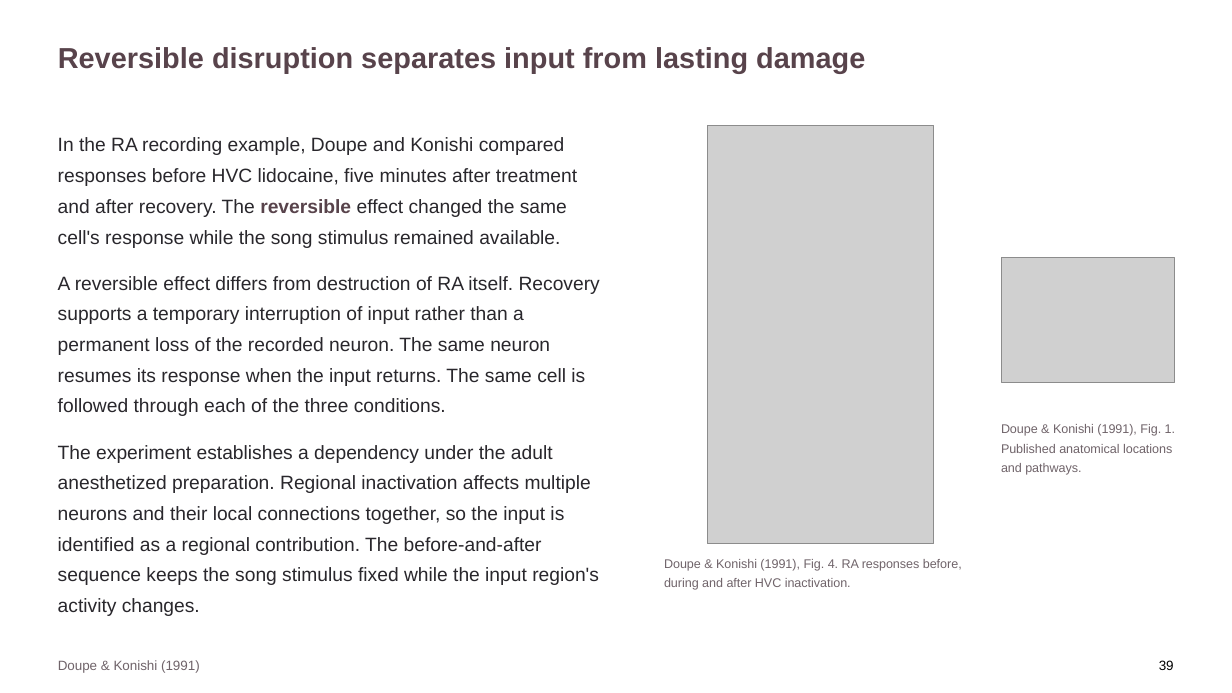
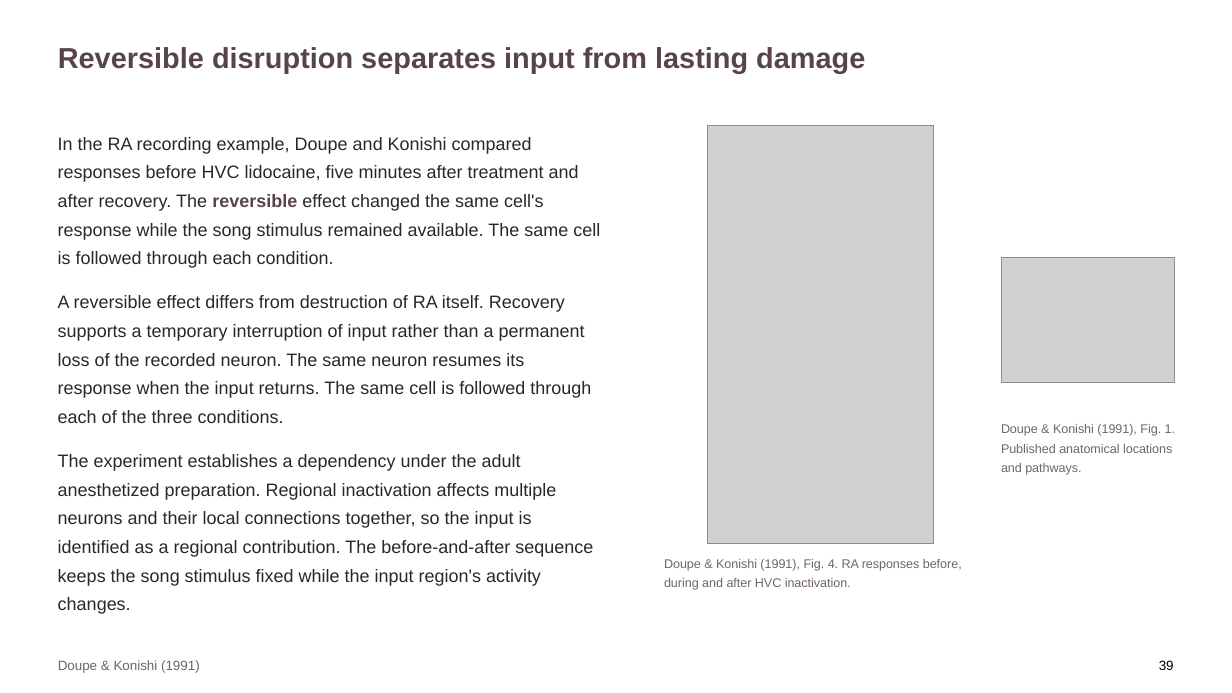
Before and after one commit to jordanxxlopez/NEUROETHOLOGY, a slide deck: slide 51 of scaffolded/Neuroethology_Lecture33_FA2026_SCAFFOLDED.pptx. Drawn at 1232x693 pixels with LibreOffice and Linux fonts; fonts in the diff are those of the drawing; grey boxes stand for pictures. Boxes give left, top, right and bottom in pixels: in the first picture for what was removed or moved away, otherwise in the second. Text is boxed around its words. In the diff, an @@ line names an element or a change of style, - is before the commit and + after.

```diff
--- a/scaffolded/Neuroethology_Lecture33_FA2026_SCAFFOLDED.pptx
+++ b/scaffolded/Neuroethology_Lecture33_FA2026_SCAFFOLDED.pptx
@@ text at box(58, 137, 600, 268): text changed; size 15 to 14 pt @@
-In the RA recording example, Doupe and Konishi compared responses before HVC lidocaine, five minutes after treatment and after recovery. The reversible effect changed the same cell's response while the song stimulus remained available.
+In the RA recording example, Doupe and Konishi compared responses before HVC lidocaine, five minutes after treatment and after recovery. The reversible effect changed the same cell's response while the song stimulus remained available. The same cell is followed through each condition.
@@ text at box(58, 295, 593, 614): size 15 to 14 pt in "A reversible effect differs from destruction of ...", "The experiment establishes a dependency under the ..." @@
```
Also in this commit, not shown: 46 other slides changed, 6 other files.
